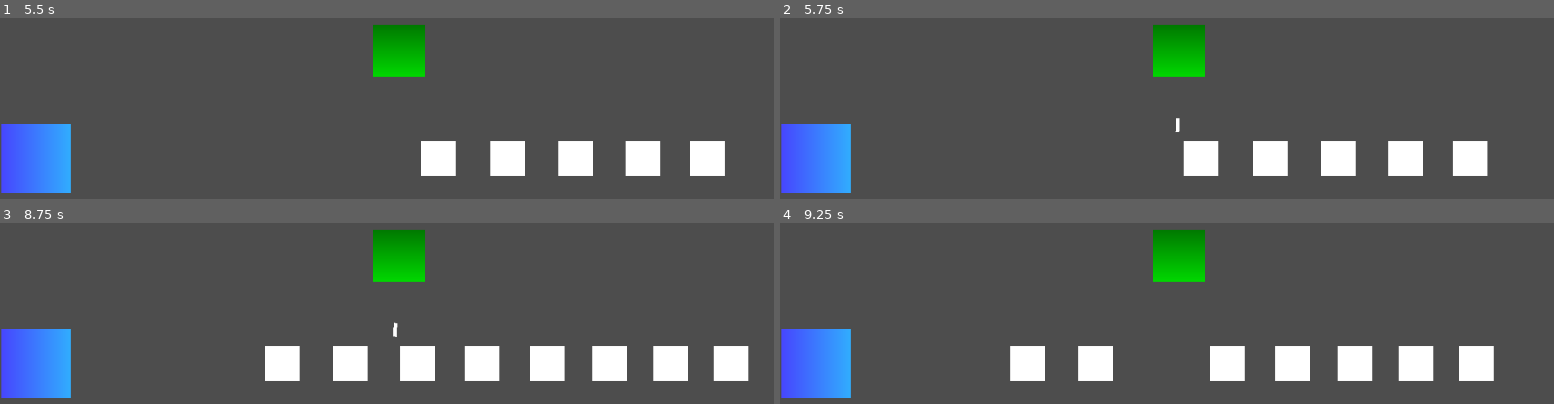
Above: before the commit, frames 1-4 (two rows, left to right).
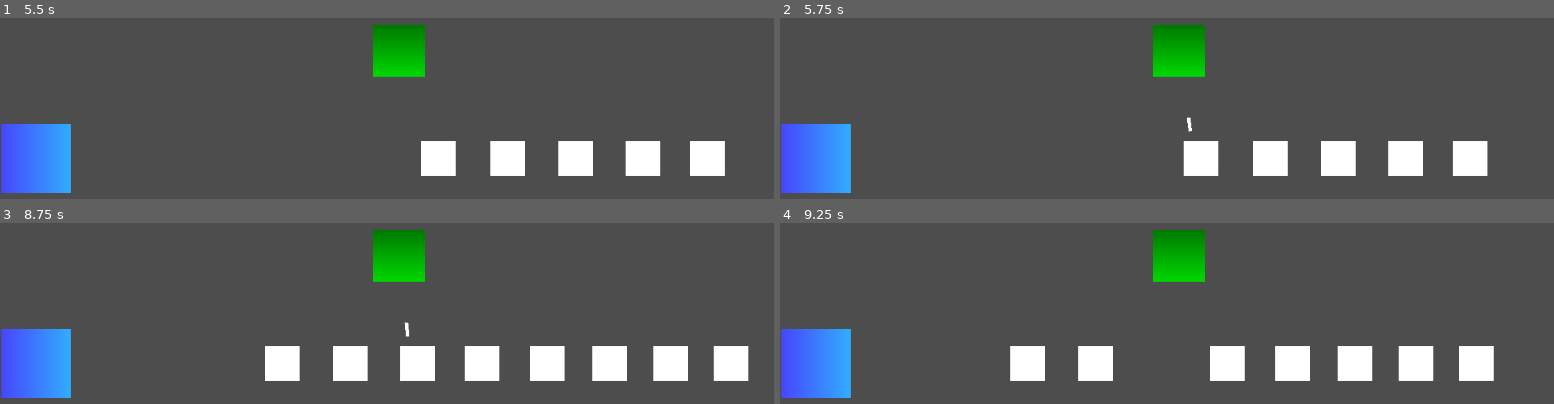
Above: after the commit, the same moments.

Repository: ArrowTheFighter/JamSnapNatureTutorial
Game: Godot game, scene res://Scenes/main.tscn
Two runs of this game, one before a commit and one after it. Both use one fixed random seed, a clock stepped at 60 frames per second and the inputs below.
Inputs:
- Up to frame 1 (5.5 s): tap Enter at 0.5 s
- Up to frame 2 (5.75 s): no input
- Up to frame 3 (8.75 s): no input
- Up to frame 4 (9.25 s): no input

Frame 1 is identical in both runs. In frame 2, less than 0.1% of the frame differs, in the area x 51-54%, y 54-63%; in frame 3, less than 0.1%, in the area x 50-53%, y 54-63%; in frame 4, nothing differs.

Commit message:
updated tower to look for enemies in the "enemy" group

Diff:
--- a/Scripts/tower.gd
+++ b/Scripts/tower.gd
@@ -35,8 +35,8 @@
 
 
 func _on_area_2d_area_entered(area: Area2D) -> void:
-	print("adding enemy")
-	enemies.append(area.get_parent())
+	if(area.get_parent().is_in_group("Enemy")):
+		enemies.append(area.get_parent())
 	pass # Replace with function body.
 
 
@@ -49,6 +49,6 @@
 	var bullet = bullet_scene.instantiate()
 	get_parent().add_child(bullet)
 	bullet.global_position = global_position
-	bullet.look_at(closestEnemy.position + Vector2.LEFT * 50)
-	print("Shooting bullet")
+	bullet.look_at(closestEnemy.position + Vector2.LEFT * 25)
+
 	pass # Replace with function body.
